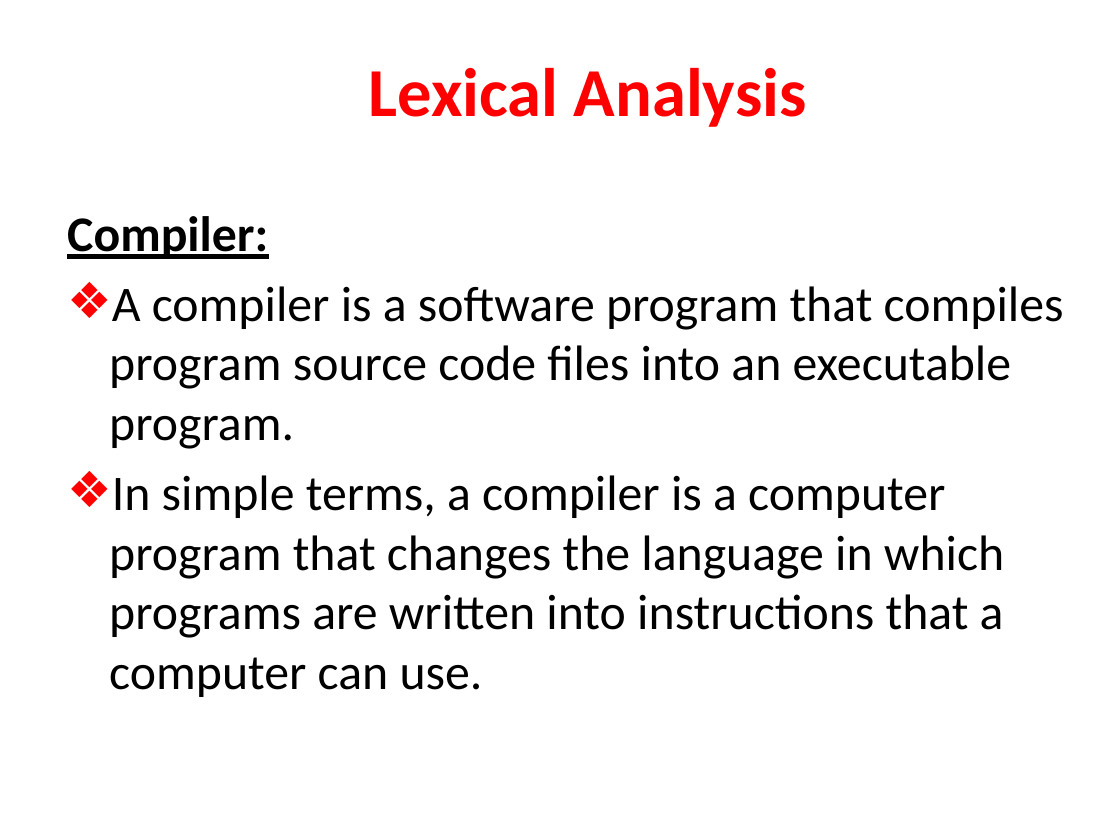
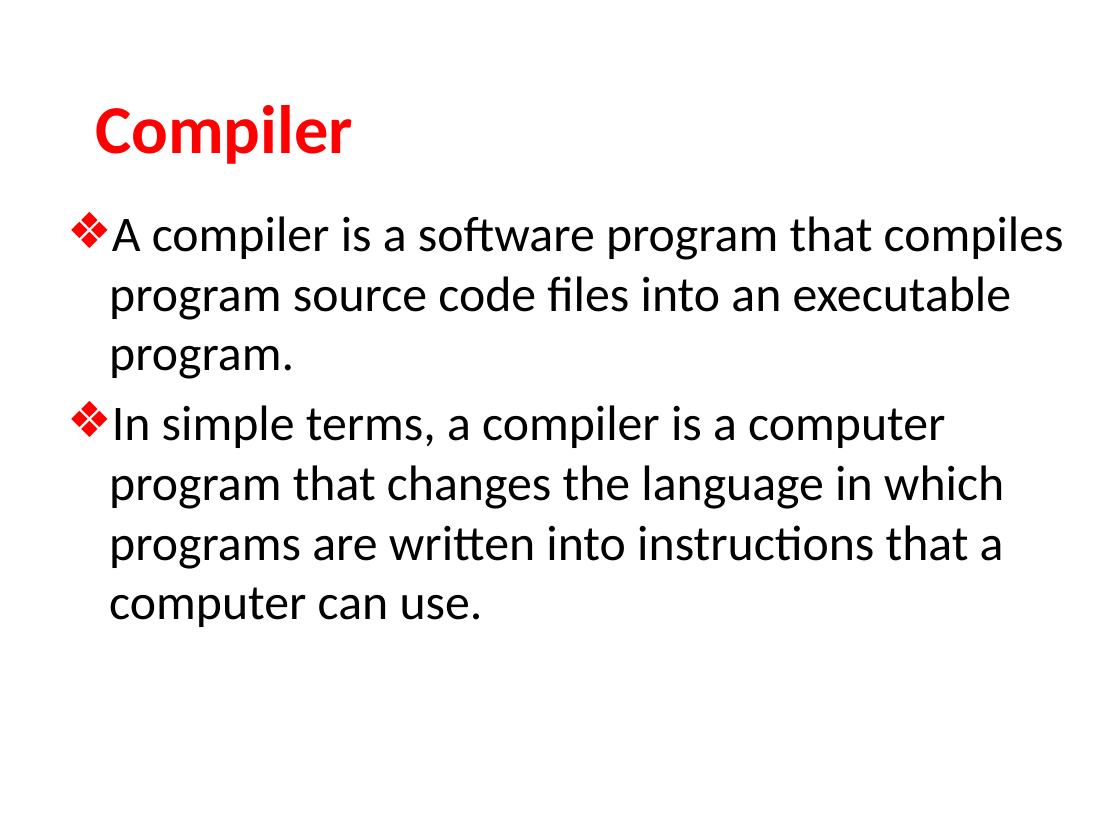
Before and after one commit to TusharPani14/c_compiler_design, a slide deck: slide 3 of CD PPT.pptx (slide 2 before the commit). Drawn at 1120x840 pixels with LibreOffice and Linux fonts; fonts in the diff are those of the drawing. Boxes give left, top, right and bottom in pixels: in the first picture for what was removed or moved away, otherwise in the second. Text is boxed around its words. In the diff, an @@ line names an element or a change of style, - is before the commit and + after.

```diff
--- a/CD PPT.pptx
+++ b/CD PPT.pptx
@@ title at (95,105,353,164): text changed; size 44.1 to 44 pt @@
-Lexical Analysis
+Compiler
@@ text at (67,216,268,259): paragraph removed @@
-Compiler:
```
Also in this commit, not shown: 3 other slides changed, 3 slides added, 16 slides removed, 2 other files.
